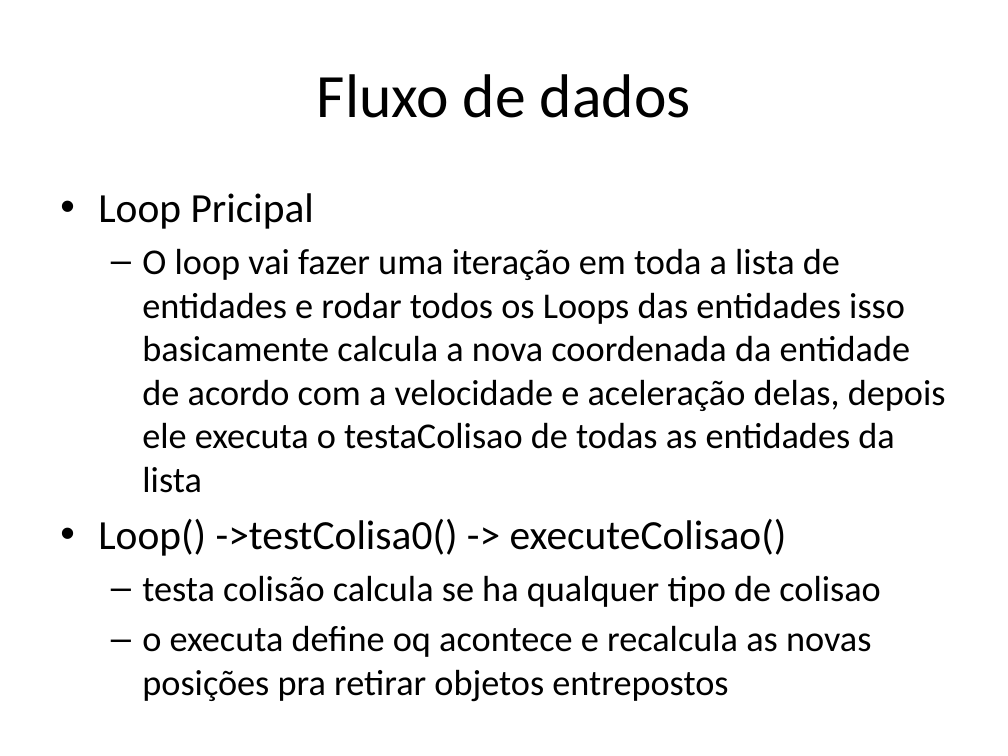
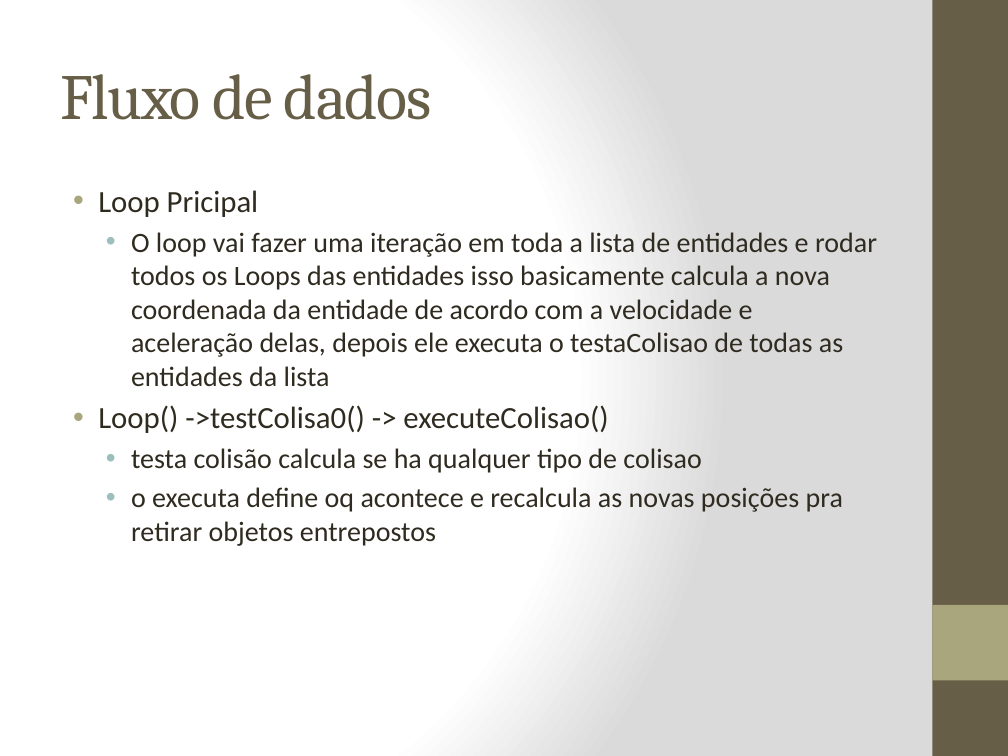
Before and after one commit to Ziul/glmaze, a slide deck: slide 11 of Apresentação/PacMan 3D.pptx. Drawn at 1008x756 pixels with LibreOffice and Linux fonts; fonts in the diff are those of the drawing. Boxes give left, top, right and bottom in pixels: in the first picture for what was removed or moved away, otherwise in the second. Text is boxed around its words. In the diff, an @@ line names an element or a change of style, - is before the commit and + after.

```diff
--- a/Apresentação/PacMan 3D.pptx
+++ b/Apresentação/PacMan 3D.pptx
@@ background #FFFFFF to gradient #FFFFFF to #DADADA @@
@@ rectangle added at [932, 0, 1008, 756], fill #675E47 @@
@@ title "Fluxo de dados" at [60, 74, 432, 120]: size 44 to 46 pt, font Calibri to Cambria, text colour #000000 to #675E47, letter spacing 0 to -1 pt; alignment centre to left @@
@@ text "Loop Pricipal" at [98, 190, 877, 546]: size 29.6 to 22 pt in "Loop Pricipal", "Loop() ->testColisa0() -> executeColisao()"; text colour #000000 to #2F2B20; size 25.9 to 20 pt in "O loop vai fazer uma iteração em ...", "testa colisão calcula se ha qualquer tipo ...", "o executa define oq acontece e recalcula ..."; indent changed; less space between paragraphs; bullet – to • @@
@@ rectangle added at [932, 605, 1008, 680], fill #A9A57C @@
```
Also in this commit, not shown: 12 other slides changed, 1 slide added, 1 slide removed.
